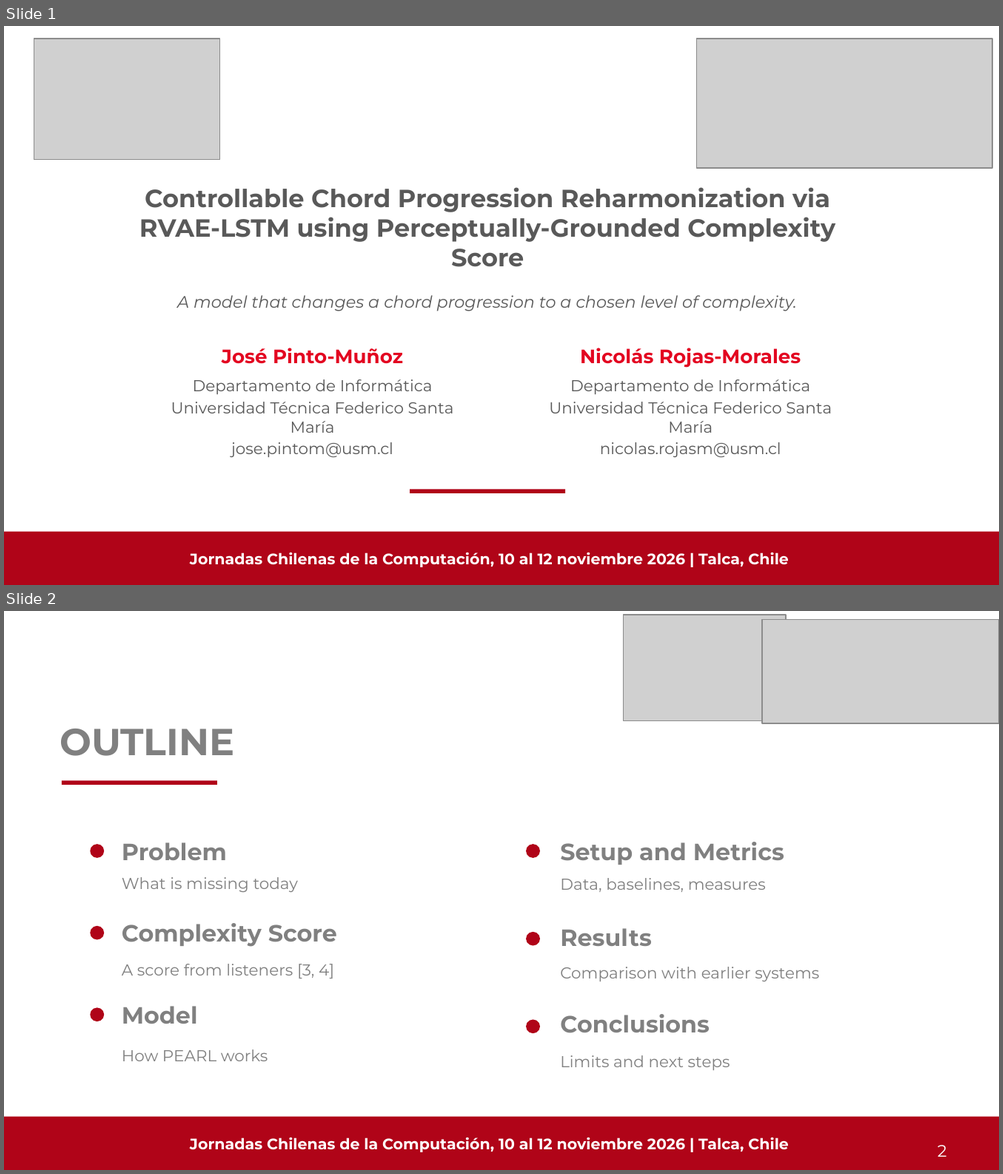
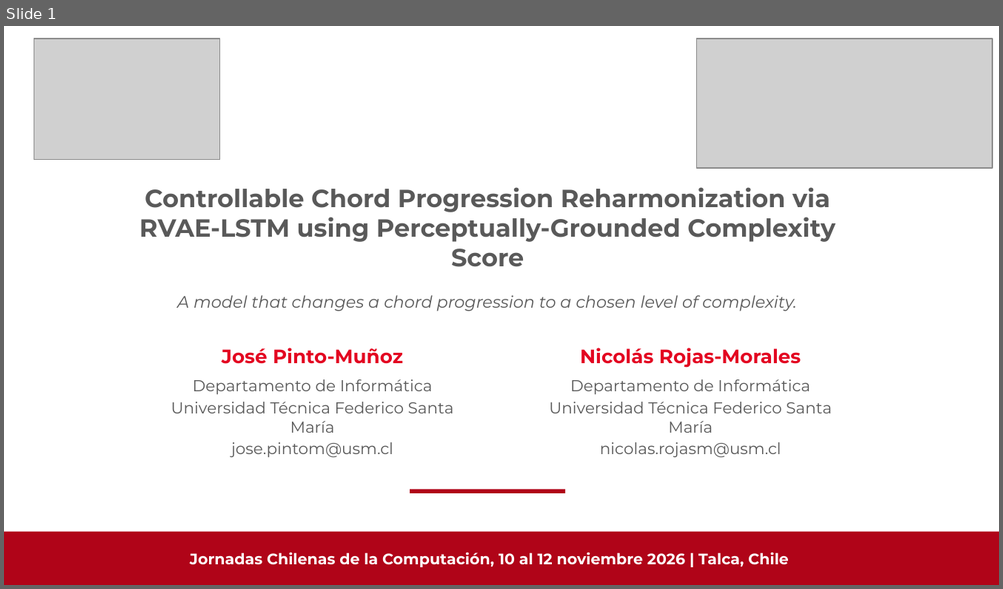
Before and after one commit to Pepebeats-flp/SCL_2.0, a slide deck: JCC2026/PEARL_JCC2026.pptx. Shown one above the other, each under a label of ours: slides 1 and 2 before the commit, slide 1 after it. The pictures are 1003x1174 and 1003x589 pixels, drawn with LibreOffice and Linux fonts; fonts in the diff are those of the drawing; grey boxes stand for pictures. Boxes give left, top, right and bottom in pixels: in the first picture for what was removed or moved away, otherwise in the second. Text is boxed around its words. In the diff, an @@ line names an element or a change of style, - is before the commit and + after.

```diff
--- a/JCC2026/PEARL_JCC2026.pptx
+++ b/JCC2026/PEARL_JCC2026.pptx
@@ slide 2 removed at box(4, 611, 999, 1170), background #FFFFFF @@
@@ picture removed at box(623, 615, 785, 721) @@
@@ picture removed at box(762, 620, 999, 723) @@
@@ title removed at box(60, 729, 234, 756) @@
-OUTLINE
@@ rectangle removed at box(62, 781, 217, 785) @@
@@ ellipse removed at box(91, 845, 105, 859) @@
@@ title removed at box(122, 843, 227, 860) @@
-Problem
@@ ellipse removed at box(526, 845, 540, 859) @@
@@ title removed at box(560, 842, 784, 865) @@
-Setup and Metrics
@@ title removed at box(122, 877, 299, 892) @@
-What is missing today
@@ title removed at box(560, 878, 765, 892) @@
-Data, baselines, measures
@@ ellipse removed at box(91, 926, 105, 940) @@
@@ title removed at box(122, 923, 337, 947) @@
-Complexity Score
@@ ellipse removed at box(526, 932, 540, 946) @@
@@ title removed at box(560, 928, 652, 946) @@
-Results
@@ title removed at box(122, 964, 334, 979) @@
-A score from listeners [3, 4]
@@ title removed at box(560, 967, 819, 982) @@
-Comparison with earlier systems
@@ ellipse removed at box(91, 1008, 105, 1022) @@
@@ title removed at box(122, 1006, 198, 1024) @@
-Model
@@ ellipse removed at box(526, 1019, 540, 1034) @@
@@ title removed at box(560, 1014, 709, 1034) @@
-Conclusions
@@ title removed at box(122, 1050, 268, 1062) @@
-How PEARL works
@@ title removed at box(560, 1056, 730, 1071) @@
-Limits and next steps
@@ rectangle removed at box(4, 1117, 999, 1170) @@
@@ text removed at box(190, 1138, 788, 1153) @@
-Jornadas Chilenas de la Computación, 10 al 12 noviembre 2026 | Talca, Chile
@@ text removed at box(937, 1145, 947, 1157) @@
-2
```
Also in this commit, not shown: 13 slides changed, 2 slides added, 2 other slides removed, 18 other files.
